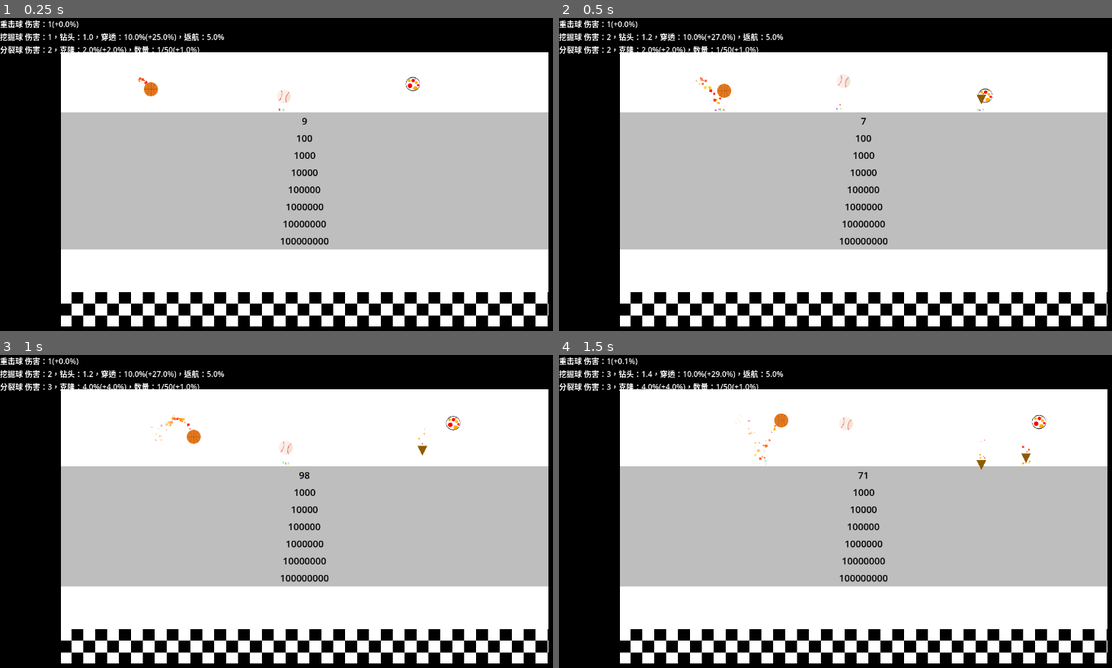
Above: before the commit, frames 1-4 (two rows, left to right).
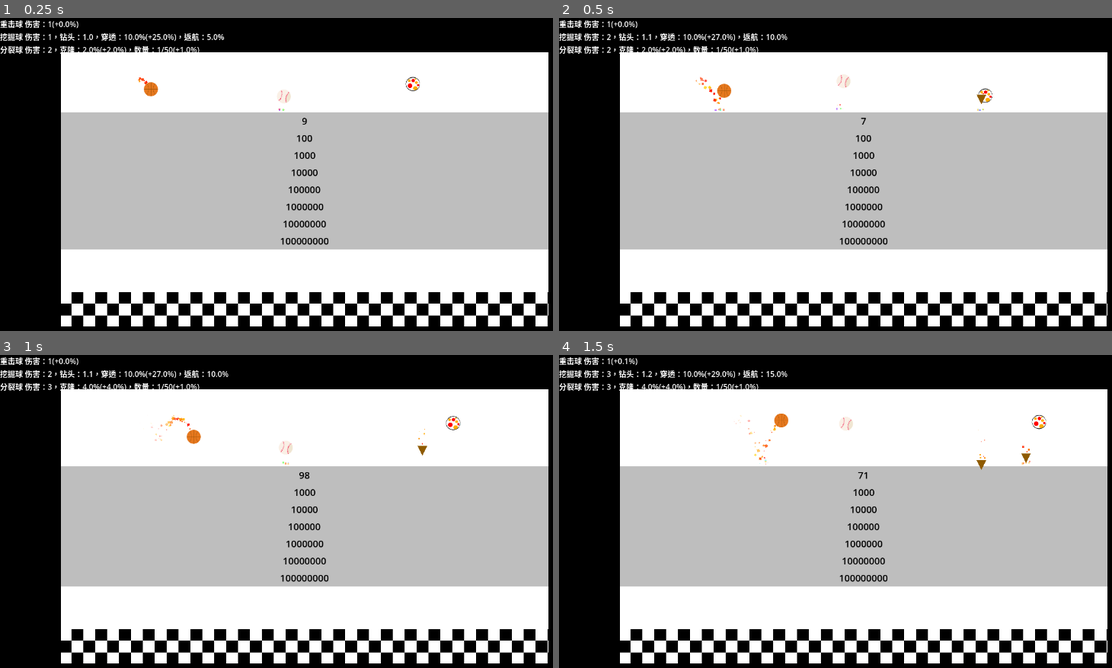
Above: after the commit, the same moments.

Repository: Rundll86/fallingballs
Game: Godot game, scene res://components/World.tscn
Two runs of this game, one before a commit and one after it. Both use one fixed random seed, a clock stepped at 60 frames per second and the inputs below. The engine's default icon, where the game draws it, is replaced by a stand-in: a white triangle on a blue panel in a dark square.
Inputs:
- Up to frame 1 (0.25 s): no input
- Up to frame 2 (0.5 s): no input
- Up to frame 3 (1 s): no input
- Up to frame 4 (1.5 s): no input

Frame 1 is identical in both runs. In frame 2, less than 0.1% of the frame differs, in the area x 16-42%, y 5-8%; in frame 3, less than 0.1%; in frame 4, less than 0.1%.

Commit message:
fix: 调整子弹反弹率和穿透率参数
降低子弹反弹率衰减速度，减少每次攻击子弹数量增加幅度，同时调整穿透率增加逻辑

Diff:
--- a/scripts/Contents/Balls/DrillBall.gd
+++ b/scripts/Contents/Balls/DrillBall.gd
@@ -9,11 +9,11 @@
 func onAttack(_wall: WallBase):
 	for i in floor(count):
 		get_parent().call_deferred("add_child", BulletBase.create("Drill", self, position - Vector2((radius * count) ** (1.0 / 1.5) * randf_range(-1, 1), 0), deg_to_rad(90)))
-	count += 0.2
+	count += 0.1
+	backwardRate += 0.05
 	if randf() < penerateIncreaseRate:
-		penerate = clamp(penerate + 0.01, 0, 1)
+		penerate = clamp(penerate + 0.02, 0, 1)
 		penerateIncreaseRate -= 0.01
-		backwardRate += 0.1
 	else:
 		penerateIncreaseRate += 0.02
 func getDamage():
--- a/scripts/Contents/Bullets/Drill.gd
+++ b/scripts/Contents/Bullets/Drill.gd
@@ -8,4 +8,4 @@
 			tryDie()
 		elif randf() < launcher.backwardRate:
 			rotation_degrees -= 180
-			launcher.backwardRate -= 0.25 / launcher.count
+			launcher.backwardRate -= 0.15 / launcher.count
